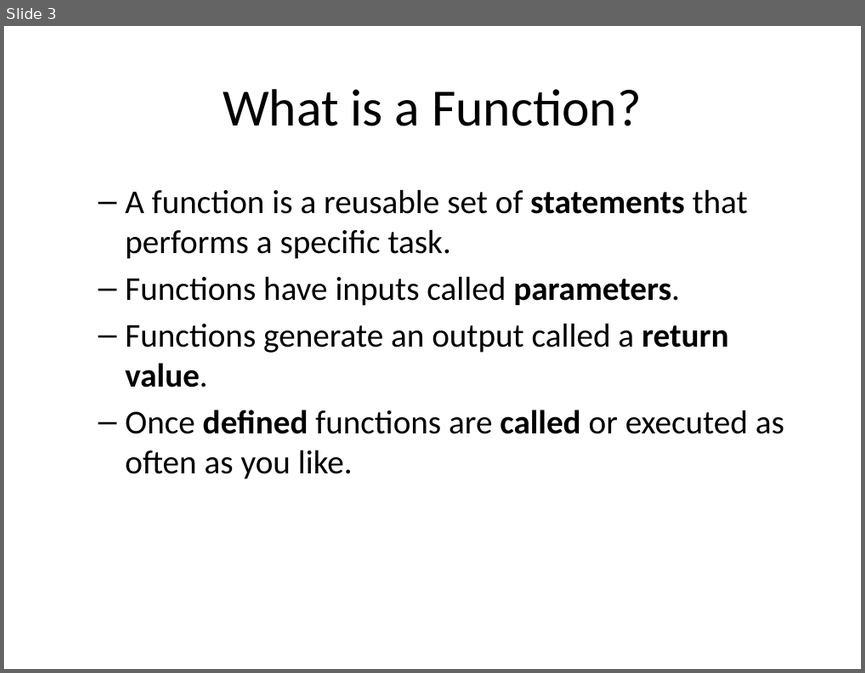
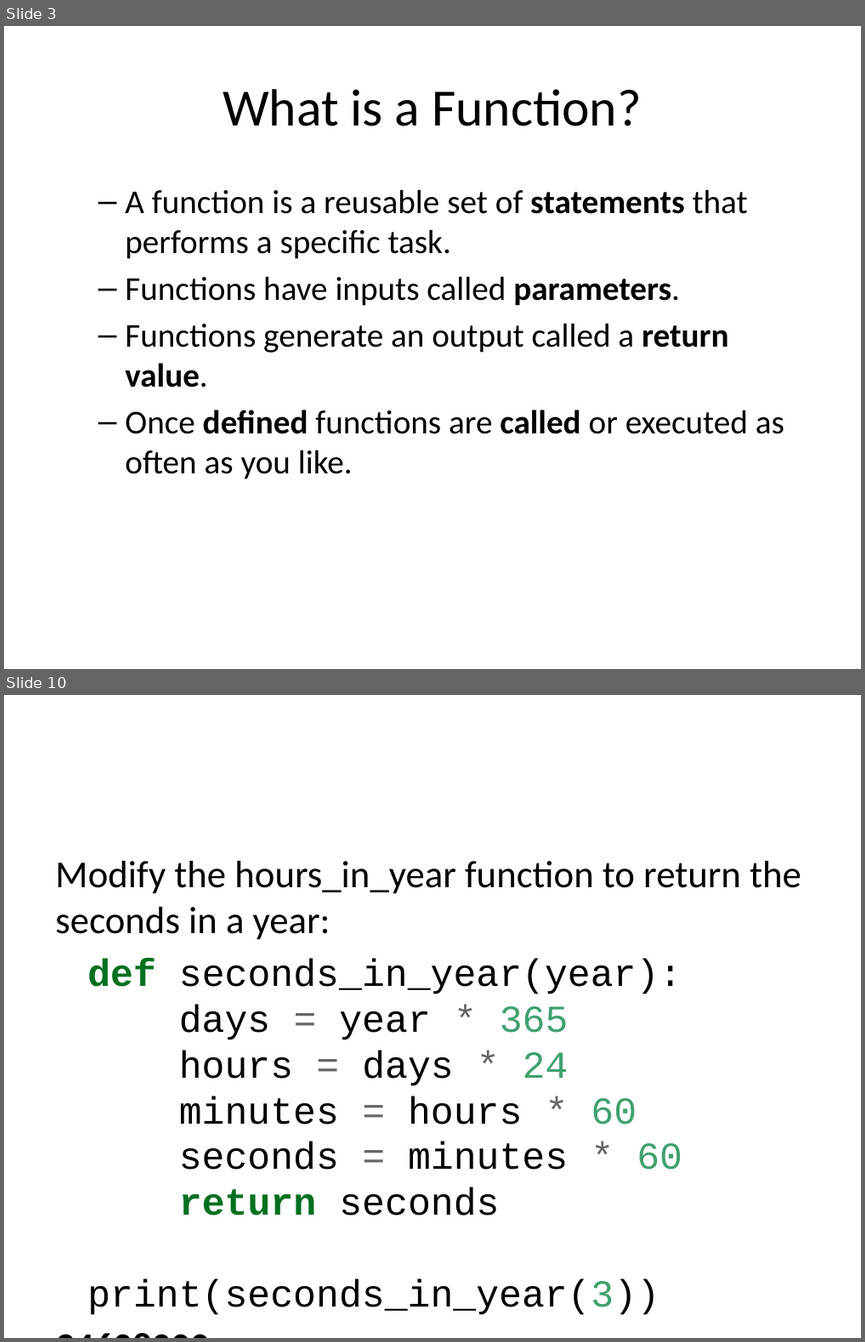
Before and after one commit to jwestgard/inst326, a slide deck: modules/module02/functions.pptx. Shown one above the other, each under a label of ours: slide 3 before the commit, slides 3 and 10 after it; the slides between them are not shown. The pictures are 865x673 and 865x1342 pixels, drawn with LibreOffice and Linux fonts; fonts in the diff are those of the drawing. Boxes give left, top, right and bottom in pixels: in the first picture for what was removed or moved away, otherwise in the second. Text is boxed around its words. In the diff, an @@ line names an element or a change of style, - is before the commit and + after.

```diff
--- a/modules/module02/functions.pptx
+++ b/modules/module02/functions.pptx
@@ slide 10 added at [4,695,861,1338], background #FFFFFF @@
@@ text added at [55,861,801,1315], 32 pt, text #000000 @@
+Modify the hours_in_year function to return the seconds in a year:
+def seconds_in_year(year):
+days = year * 365
+hours = days * 24
+minutes = hours * 60
+seconds = minutes * 60
+return seconds
+print(seconds_in_year(3))
+94608000
```
Also in this commit, not shown: 3 slides changed, 7 other slides added, 1 slide removed, 22 other files.
